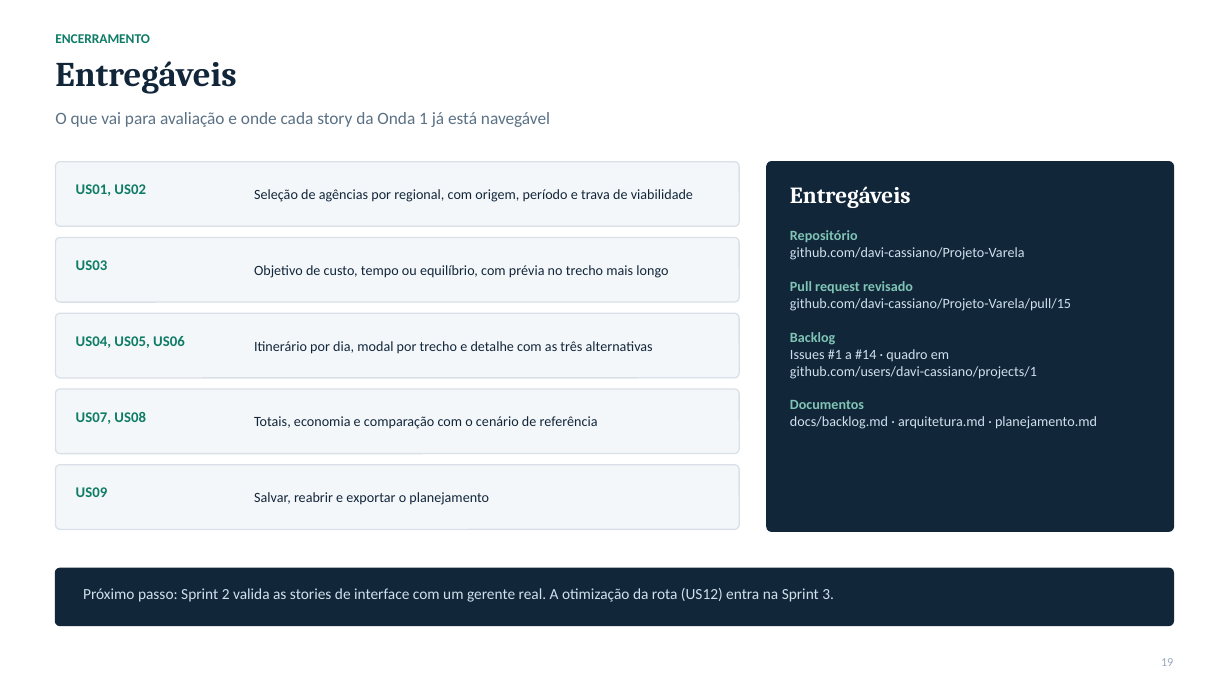
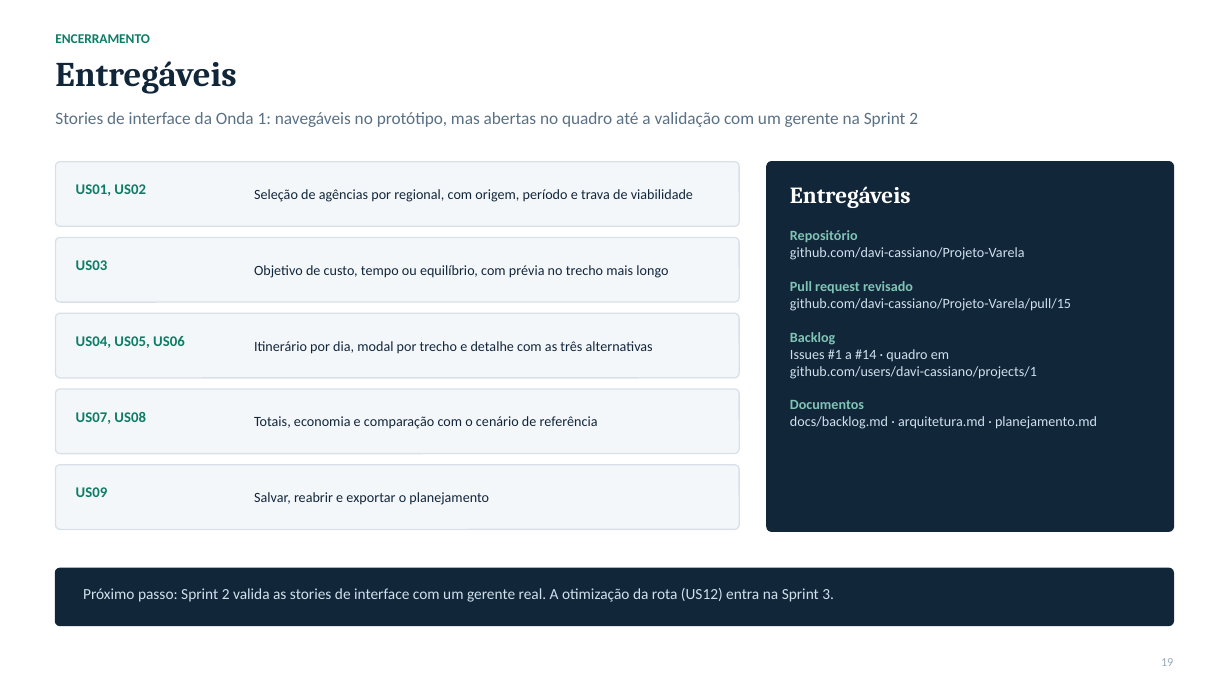
Before and after one commit to davi-cassiano/Projeto-Varela, a slide deck: slide 19 of docs/apresentacao-checkpoint-4-6.pptx. Drawn at 1232x693 pixels with LibreOffice and Linux fonts; fonts in the diff are those of the drawing. Boxes give left, top, right and bottom in pixels: in the first picture for what was removed or moved away, otherwise in the second. Text is boxed around its words. In the diff, an @@ line names an element or a change of style, - is before the commit and + after.

```diff
--- a/docs/apresentacao-checkpoint-4-6.pptx
+++ b/docs/apresentacao-checkpoint-4-6.pptx
@@ text at [55, 112, 918, 127]: text changed @@
-O que vai para avaliação e onde cada story da Onda 1 já está navegável
+Stories de interface da Onda 1: navegáveis no protótipo, mas abertas no quadro até a validação com um gerente na Sprint 2
```
Also in this commit, not shown: 1 other slide changed.
